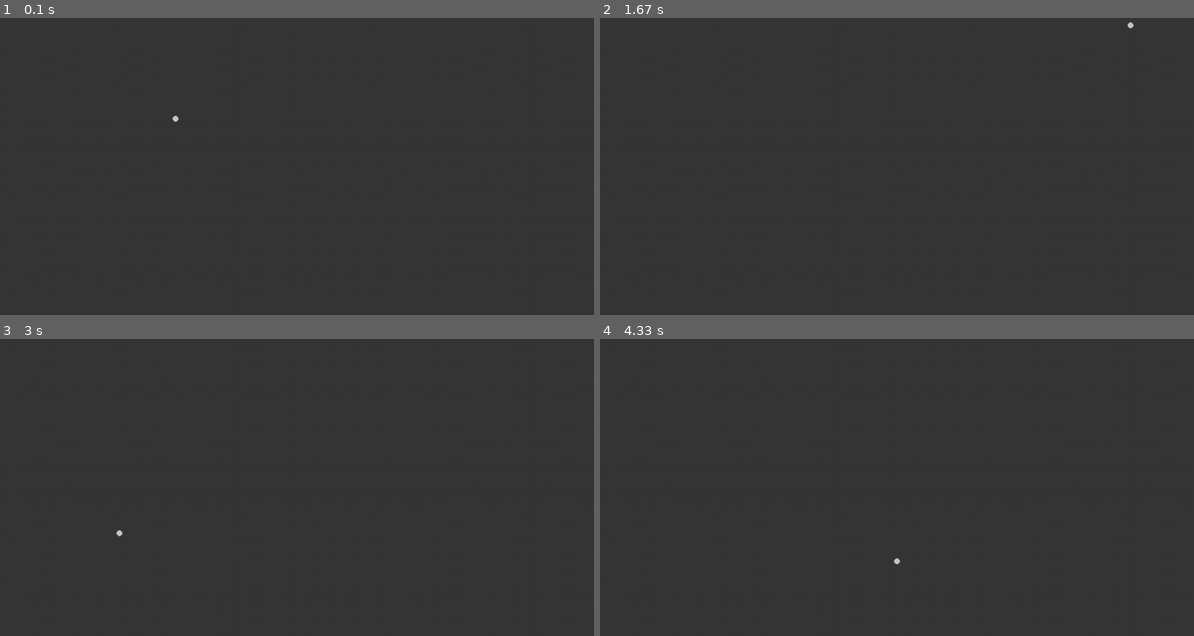
Above: before the commit, frames 1-4 (two rows, left to right).
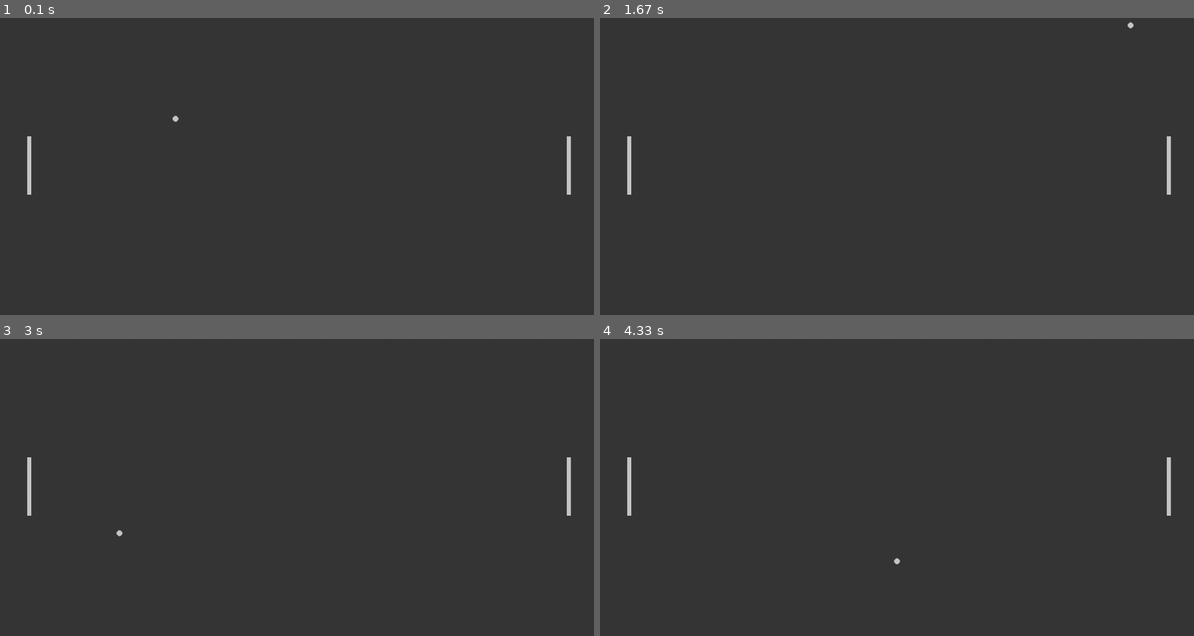
Above: after the commit, the same moments.

Repository: joshhait/Pygame-Pong
Game: pygame game, started from pong.py
Same seed, same stepped clock (60 frames per second), same inputs: the game is played once before the commit and once after it.
Inputs:
- Up to frame 1 (0.1 s): no input
- Up to frame 2 (1.67 s): no input
- Up to frame 3 (3 s): no input
- Up to frame 4 (4.33 s): no input

The runs differ from the first frame. In frame 1, 0.3% of the frame differs, in the area x 4-97%, y 39-60%; in frame 2, 0.3%; in frame 3, 0.3%; in frame 4, 0.3%.

Commit message:
add paddle draw to gf

Diff:
--- a/game_functions.py
+++ b/game_functions.py
@@ -8,8 +8,9 @@
             pygame.quit()
             sys.exit()
 
-def update_window(settings, window, ball):
+def update_window(settings, window, ball, pad1, pad2):
     window.fill(settings.bg_color)
     pygame.draw.circle(window, ball.color, (ball.xpos, ball.ypos), ball.rad, 0)
-
+    pygame.draw.rect(window, pad1.color, pad1.rect, 0)
+    pygame.draw.rect(window, pad2.color, pad2.rect, 0)
     pygame.display.update()
--- a/paddle.py
+++ b/paddle.py
@@ -1,7 +1,11 @@
+import pygame
+
 class Paddle:
     def __init__(self, xpos, ypos):
         self.xpos = xpos
         self.ypos = ypos
-        self.width = 25
-        self.height = 200
+        self.width = 7
+        self.height = 100
         self.color = (200, 200, 200)
+
+        self.rect = pygame.Rect(self.xpos, self.ypos, self.width, self.height)
--- a/pong.py
+++ b/pong.py
@@ -10,7 +10,10 @@
     window = pygame.display.set_mode((settings.screen_width, settings.screen_height))
     pygame.display.set_caption(settings.title)
 
+    # initialize paddles and balls
     ball = Ball(256, 128)
+    pad1 = Paddle(50, 206)
+    pad2 = Paddle(974, 206)
 
     while True:
         pygame.time.delay(30)
@@ -20,6 +23,7 @@
         # update ball and paddle
         ball.update(settings)
         # draw/update the screen
-        gf.update_window(settings, window, ball)
+        gf.update_window(settings, window, ball, pad1, pad2)
+
 
 run_game()
